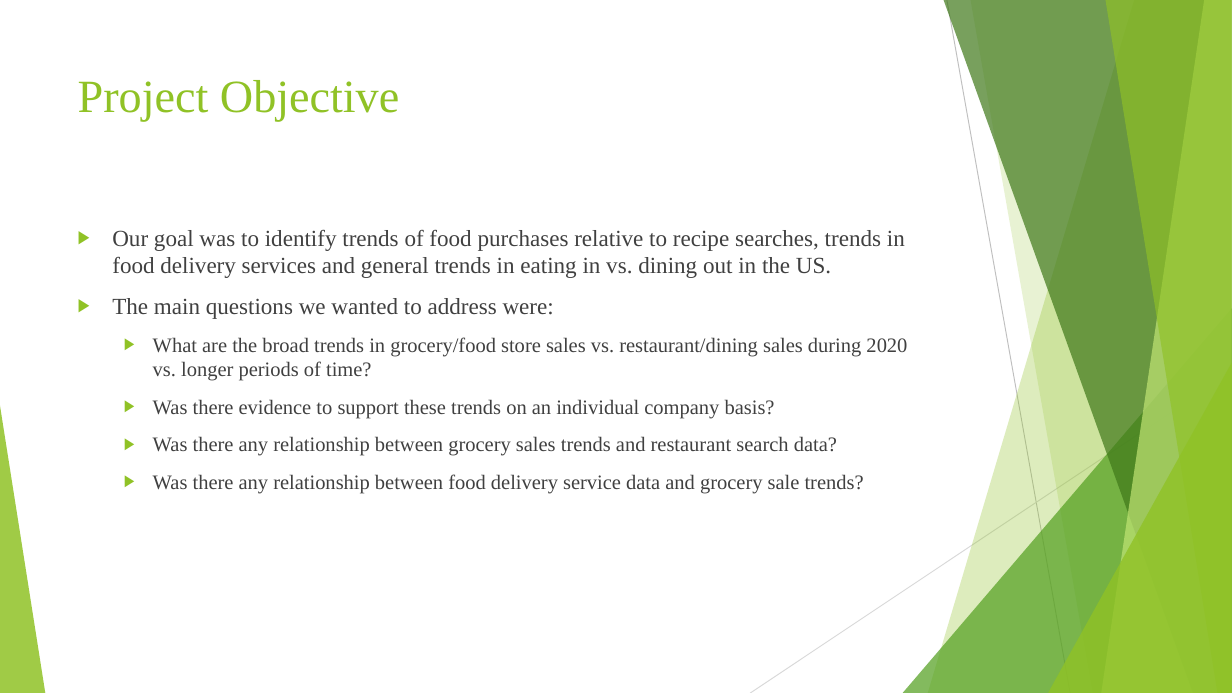
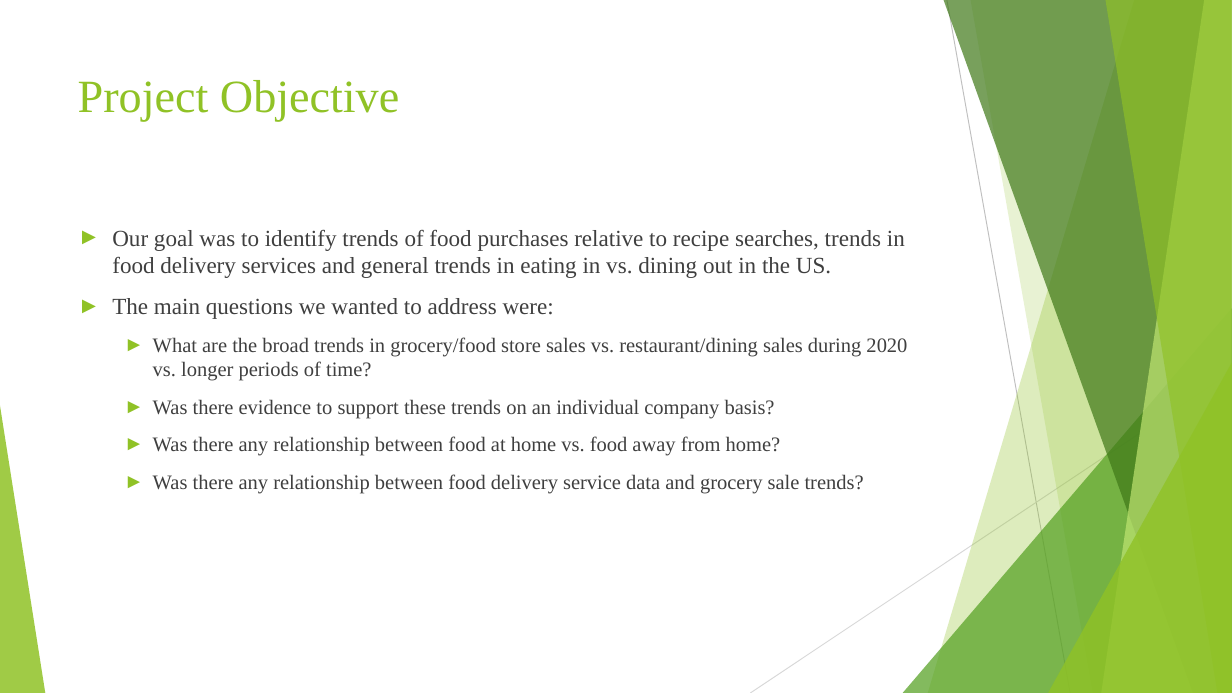
Before and after one commit to emmobley63/Project_1, a slide deck: slide 2 of Group 2 PowerPoint Presentation.pptx. Drawn at 1232x693 pixels with LibreOffice and Linux fonts; fonts in the diff are those of the drawing. Boxes give left, top, right and bottom in pixels: in the first picture for what was removed or moved away, otherwise in the second. Text is boxed around its words. In the diff, an @@ line names an element or a change of style, - is before the commit and + after.

```diff
--- a/Group 2 PowerPoint Presentation.pptx
+++ b/Group 2 PowerPoint Presentation.pptx
@@ text at <box>112,229,907,494</box>: text colour #404040 to #3F3F3F in "Our goal was to identify trends of ...", "The main questions we wanted to address ...", "What are the broad trends in grocery/food ...", "Was there evidence to support these trends ..." and 1 more places; bullet ▶ to ►; less space between paragraphs @@
@@ line (1232, 372) - (750, 693): stroke #D9D9D9 0.75 pt to #D8D8D8 0.75 pt @@
@@ text at <box>153,436,781,456</box>: text changed; text colour #404040 to #3F3F3F @@
-  ▶ Was there any relationship between grocery sales trends and restaurant search data?
+  ► Was there any relationship between food at home vs. food away from home?
```
Also in this commit, not shown: 3 other slides changed, 4 slides added, 1 other file.
